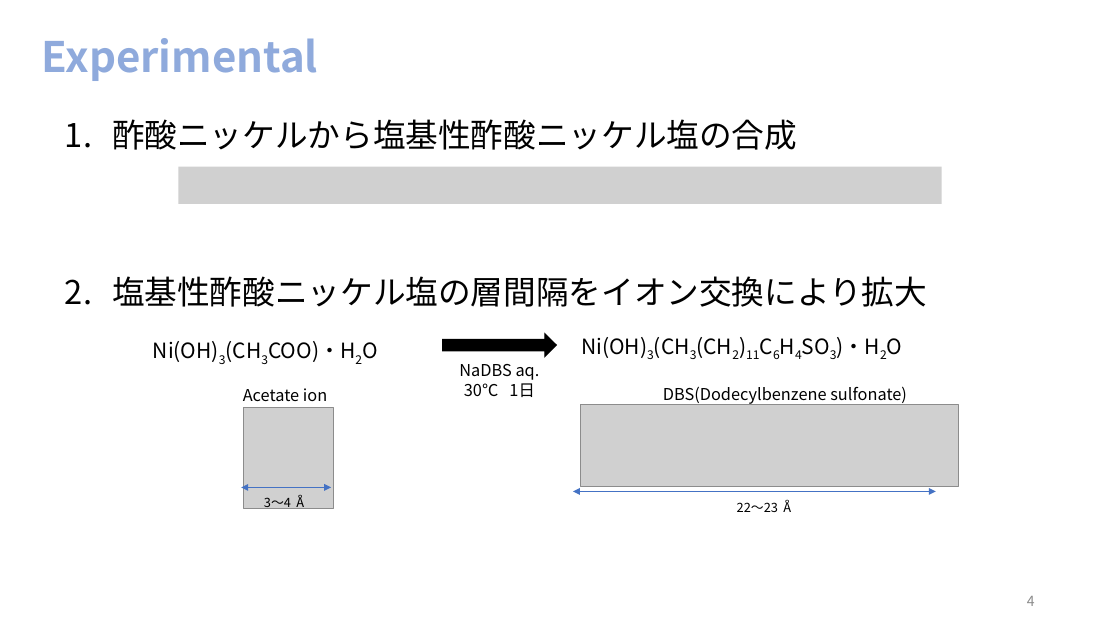
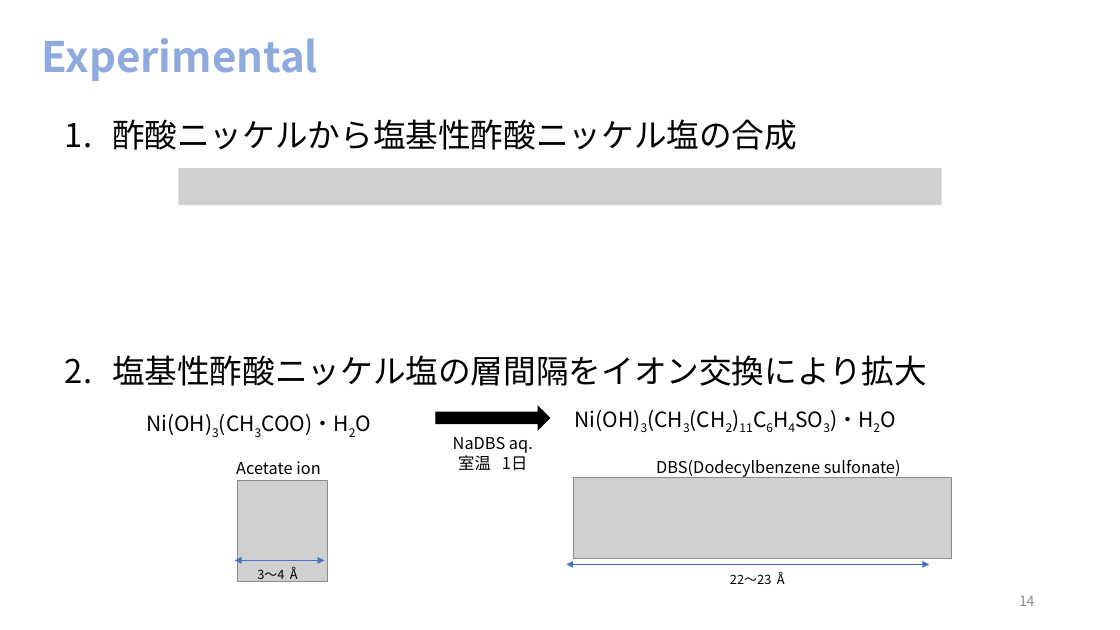
Before and after one commit to akidon0000/graduation-thesis, a slide deck: slide 14 of 発表スライド/卒論スライド 松山晃大.pptx (slide 4 before the commit). Drawn at 1120x630 pixels with LibreOffice and Linux fonts; fonts in the diff are those of the drawing; grey boxes stand for pictures. Boxes give left, top, right and bottom in pixels: in the first picture for what was removed or moved away, otherwise in the second. Text is boxed around its words. In the diff, an @@ line names an element or a change of style, - is before the commit and + after.

```diff
--- a/発表スライド/卒論スライド 松山晃大.pptx
+++ b/発表スライド/卒論スライド 松山晃大.pptx
@@ text "酢酸ニッケルから塩基性酢酸ニッケル塩の合成" rewrapped from box(112, 119, 927, 307) to box(112, 119, 927, 386) @@
@@ 7 texts, 2 pictures, 2 double arrows, 1 right arrow: place and size @@
-7 texts, 2 pictures, 2 double arrows, 1 right arrow at box(153, 334, 959, 512)
+7 texts, 2 pictures, 2 double arrows, 1 right arrow at box(146, 407, 952, 584)
@@ text at box(458, 452, 527, 470): text changed @@
-30℃ 1日
+室温 1日
@@ page number at box(1019, 596, 1035, 606): text changed @@
-4
+14
```
Also in this commit, not shown: 5 other slides changed, 7 slides added, 8 slides removed, 13 other files.
